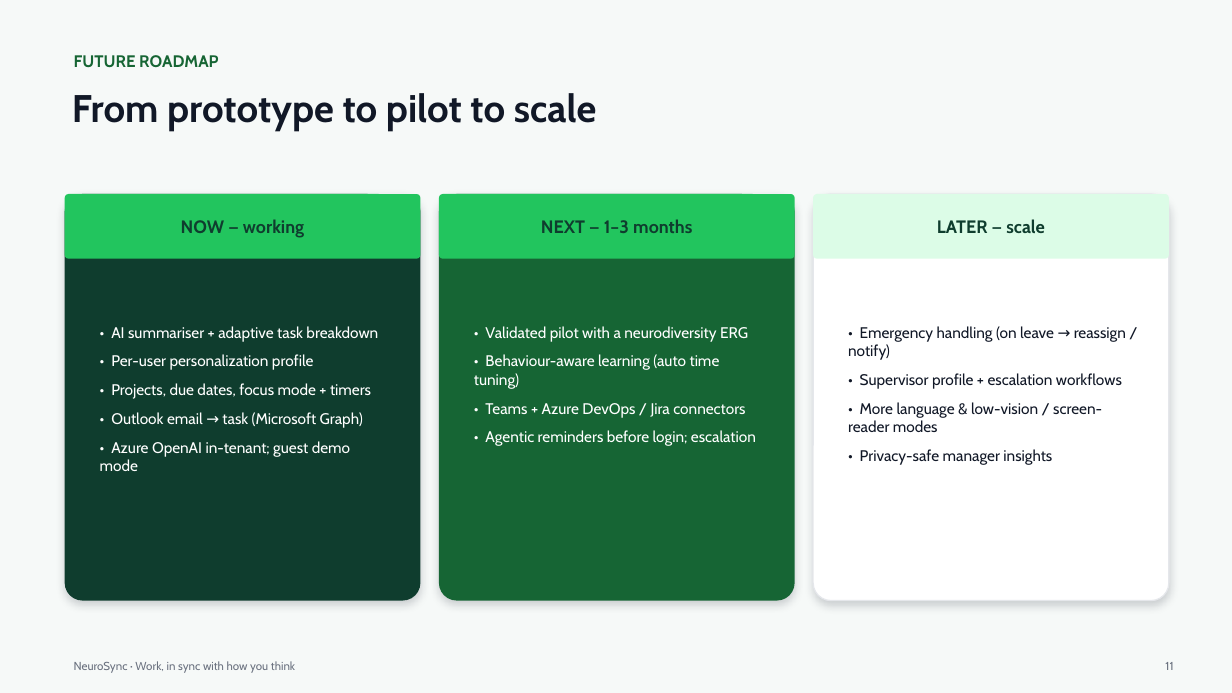
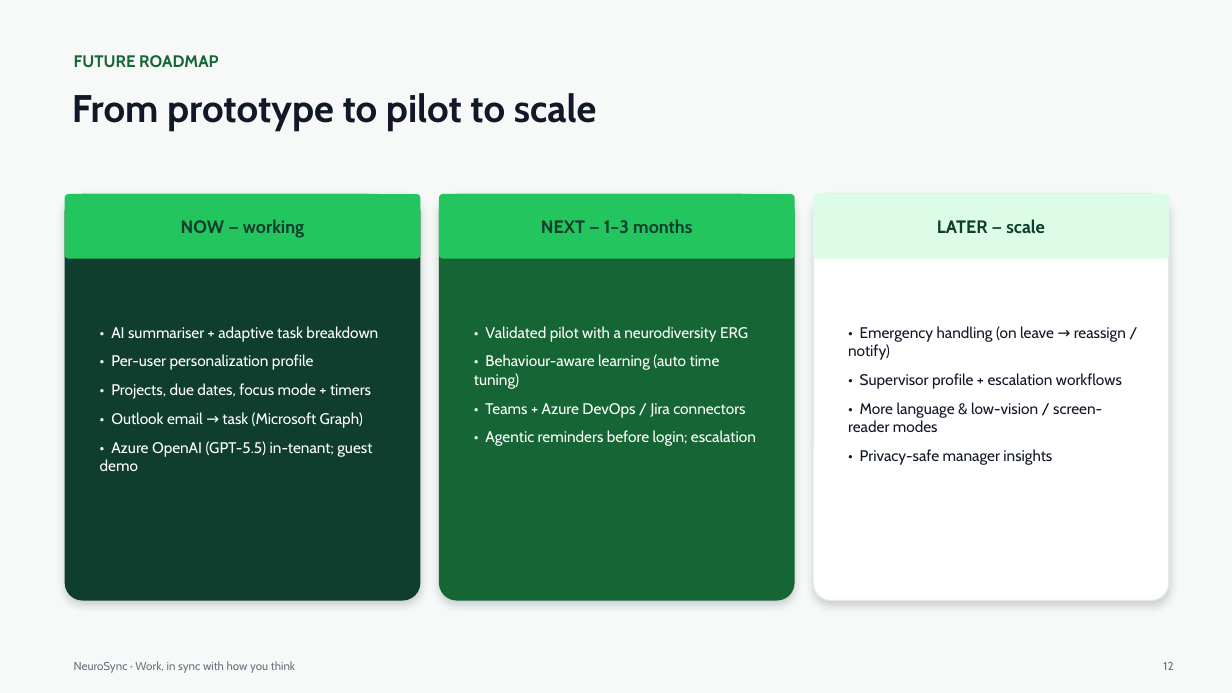
Before and after one commit to kumarsaransh55/NeuroSync, a slide deck: slide 12 of docs/NeuroSync-Final-Deck.pptx (slide 11 before the commit). Drawn at 1232x693 pixels with LibreOffice and Linux fonts; fonts in the diff are those of the drawing. Boxes give left, top, right and bottom in pixels: in the first picture for what was removed or moved away, otherwise in the second. Text is boxed around its words. In the diff, an @@ line names an element or a change of style, - is before the commit and + after.

```diff
--- a/docs/NeuroSync-Final-Deck.pptx
+++ b/docs/NeuroSync-Final-Deck.pptx
@@ text at [100,441,372,471]: text changed @@
-• Azure OpenAI in-tenant; guest demo mode
+• Azure OpenAI (GPT-5.5) in-tenant; guest demo
@@ text at [1163,662,1173,670]: text changed @@
-11
+12
```
Also in this commit, not shown: 10 other slides changed, 1 slide added, 6 other files.
